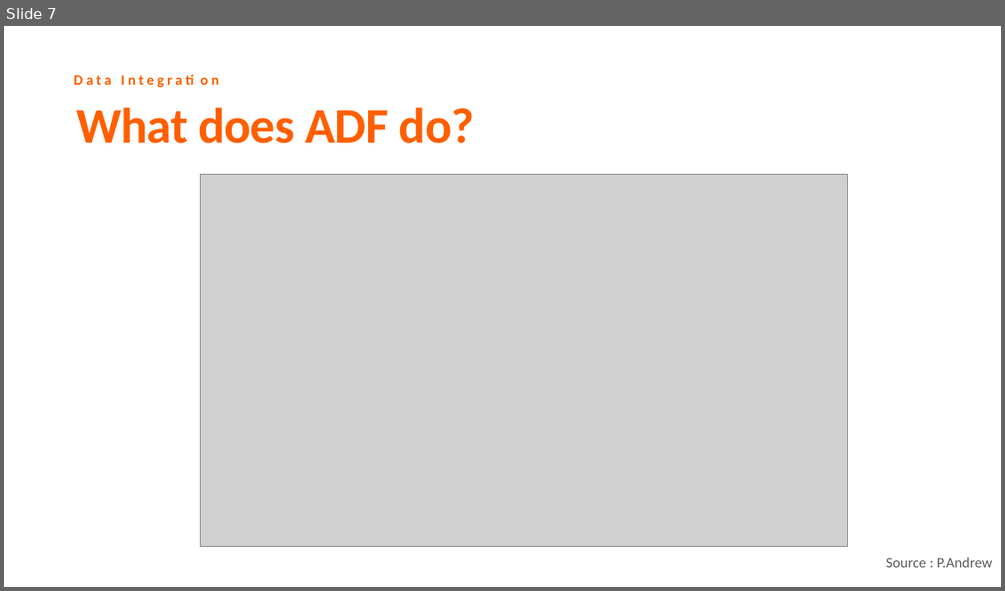
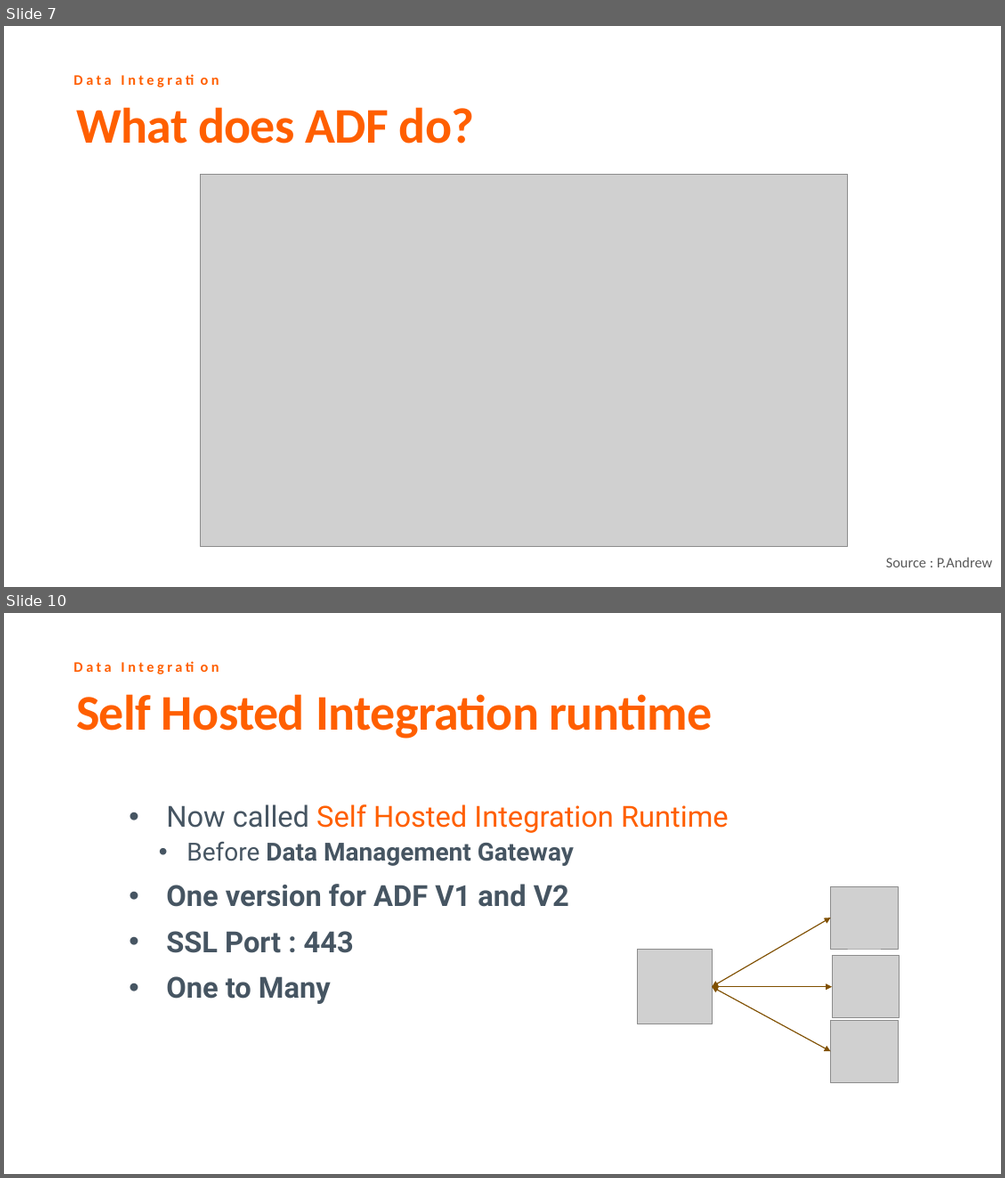
Before and after one commit to cloud4yourdata/CommunityEvents, a slide deck: AzureFPMeetup/OnPremCloudDataIntegration.pptx. Shown one above the other, each under a label of ours: slide 7 before the commit, slides 7 and 10 after it; the slides between them are not shown. The pictures are 1005x591 and 1005x1178 pixels, drawn with LibreOffice and Linux fonts; fonts in the diff are those of the drawing; grey boxes stand for pictures; background and template pictures are left out. Boxes give left, top, right and bottom in pixels: in the first picture for what was removed or moved away, otherwise in the second. Text is boxed around its words. In the diff, an @@ line names an element or a change of style, - is before the commit and + after.

```diff
--- a/AzureFPMeetup/OnPremCloudDataIntegration.pptx
+++ b/AzureFPMeetup/OnPremCloudDataIntegration.pptx
@@ slide 10 added at [4,613,1001,1174], background #FFFFFF; not listed: 1 template element that a slide beside it also shows @@
@@ text added at [76,694,712,738], 48 pt, text #FF5F00, bold @@
+Self Hosted Integration runtime
@@ text added at [166,804,728,1004], 28 pt, text #465562, bold @@
+• Now called Self Hosted Integration Runtime
+  • Before Data Management Gateway
+• One version for ADF V1 and V2
+• SSL Port : 443
+• One to Many
@@ group added at [638,887,899,1082]: 4 pictures, 1 double arrow @@
@@ double arrow added from (712, 987) to (832, 987), #805000 1 pt @@
@@ double arrow added from (712, 987) to (831, 1051), #805000 1 pt @@
```
Also in this commit, not shown: 3 slides changed, 10 other slides added, 36 other files.
